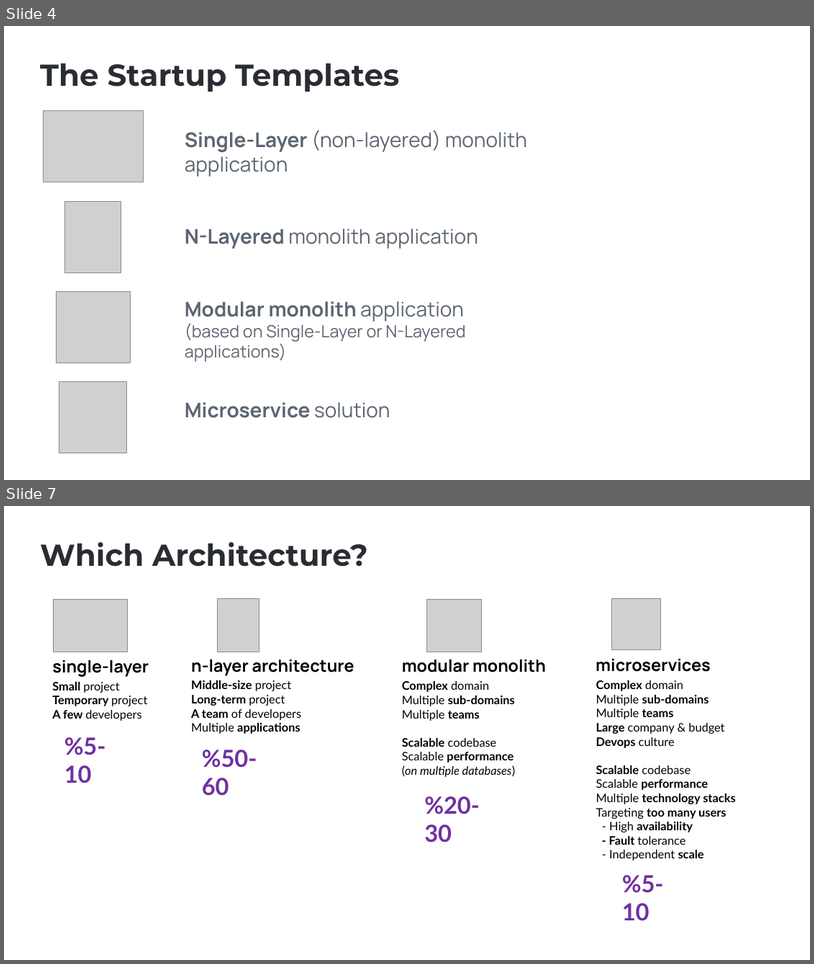
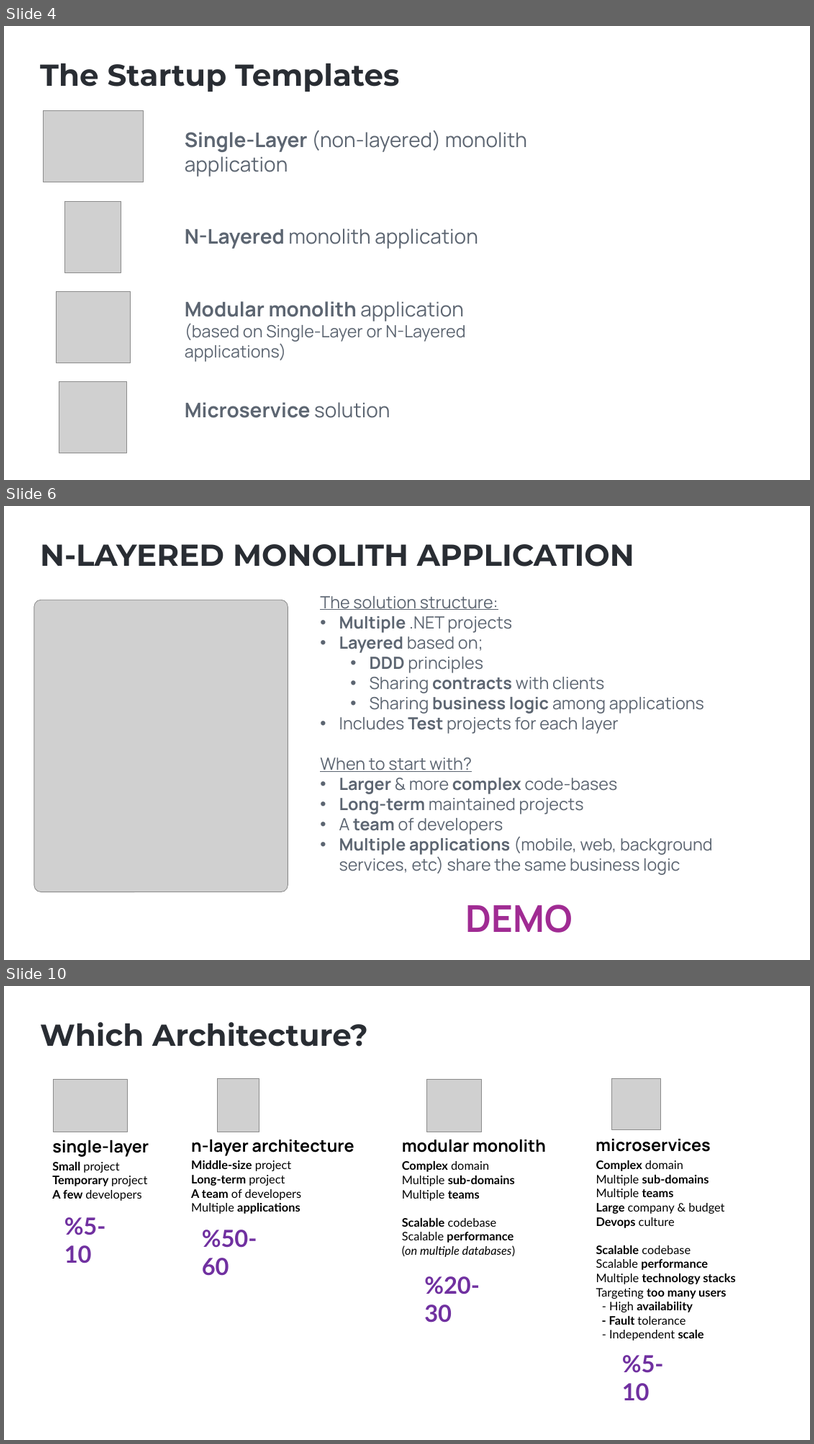
Before and after one commit to hikalkan/presentations, a slide deck: 2025-01-09 ABP Community Talks 2025.1/Which Architecture.pptx. Shown one above the other, each under a label of ours: slides 4 and 7 before the commit, slides 4, 6 and 10 after it; the slides between them are not shown. The pictures are 814x964 and 814x1444 pixels, drawn with LibreOffice and Linux fonts; fonts in the diff are those of the drawing; grey boxes stand for pictures; background and template pictures are left out. Boxes give left, top, right and bottom in pixels: in the first picture for what was removed or moved away, otherwise in the second. Text is boxed around its words. In the diff, an @@ line names an element or a change of style, - is before the commit and + after.

```diff
--- a/2025-01-09 ABP Community Talks 2025.1/Which Architecture.pptx
+++ b/2025-01-09 ABP Community Talks 2025.1/Which Architecture.pptx
@@ slide 6 added at (4,506,810,960), background picture (left out) @@
@@ text added at (40,544,635,566), 36 pt, text #292D33, bold @@
+N-LAYERED MONOLITH APPLICATION
@@ picture added at (34,600,288,892) @@
@@ text added at (320,596,713,875), 20 pt, text #5C6571 @@
+The solution structure:
+• Multiple .NET projects
+• Layered based on;
+  • DDD principles
+  • Sharing contracts with clients
+  • Sharing business logic among applications
+• Includes Test projects for each layer
+When to start with?
+• Larger & more complex code-bases
+• Long-term maintained projects
+• A team of developers
+• Multiple applications (mobile, web, background services, etc) share the same business logic
@@ text added at (466,904,572,932), 44 pt, text #A02B93, bold @@
+DEMO
@@ what was slide 7 is now slide 10 @@
```
Also in this commit, not shown: 1 slide changed, 6 other slides added.
